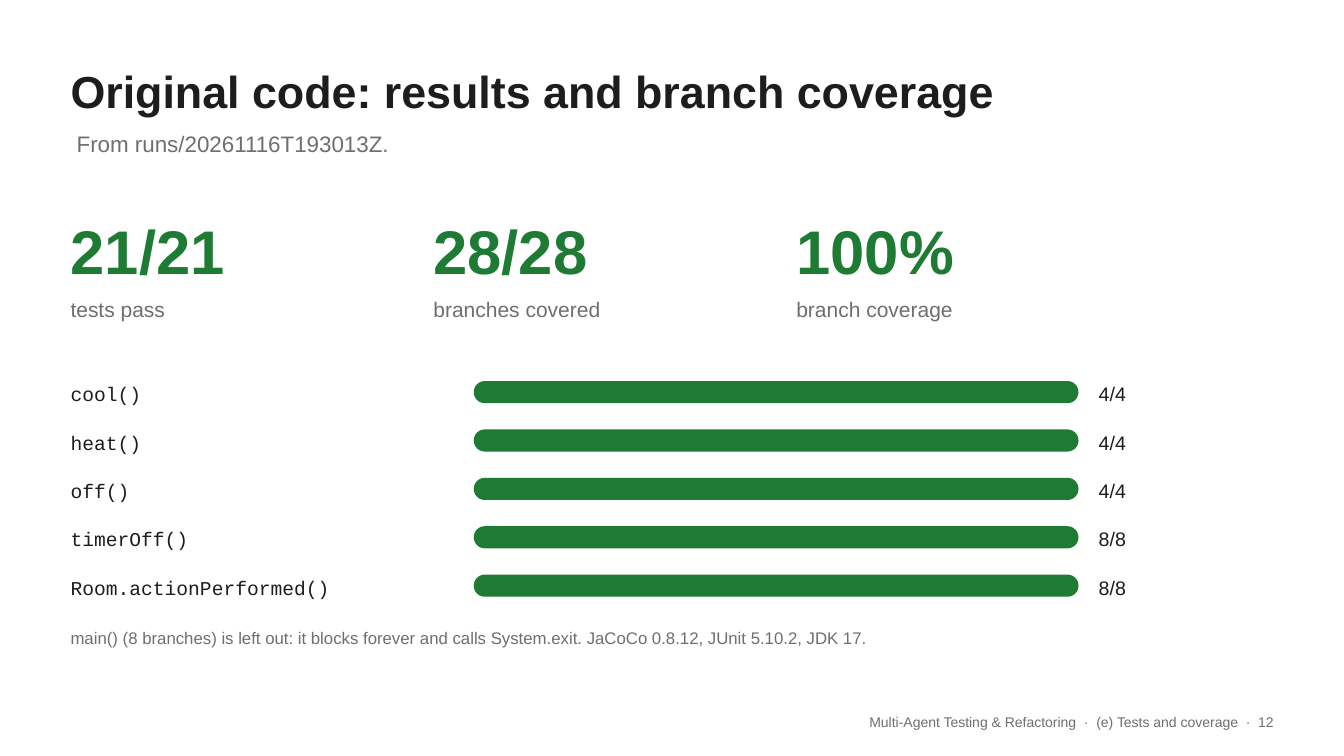
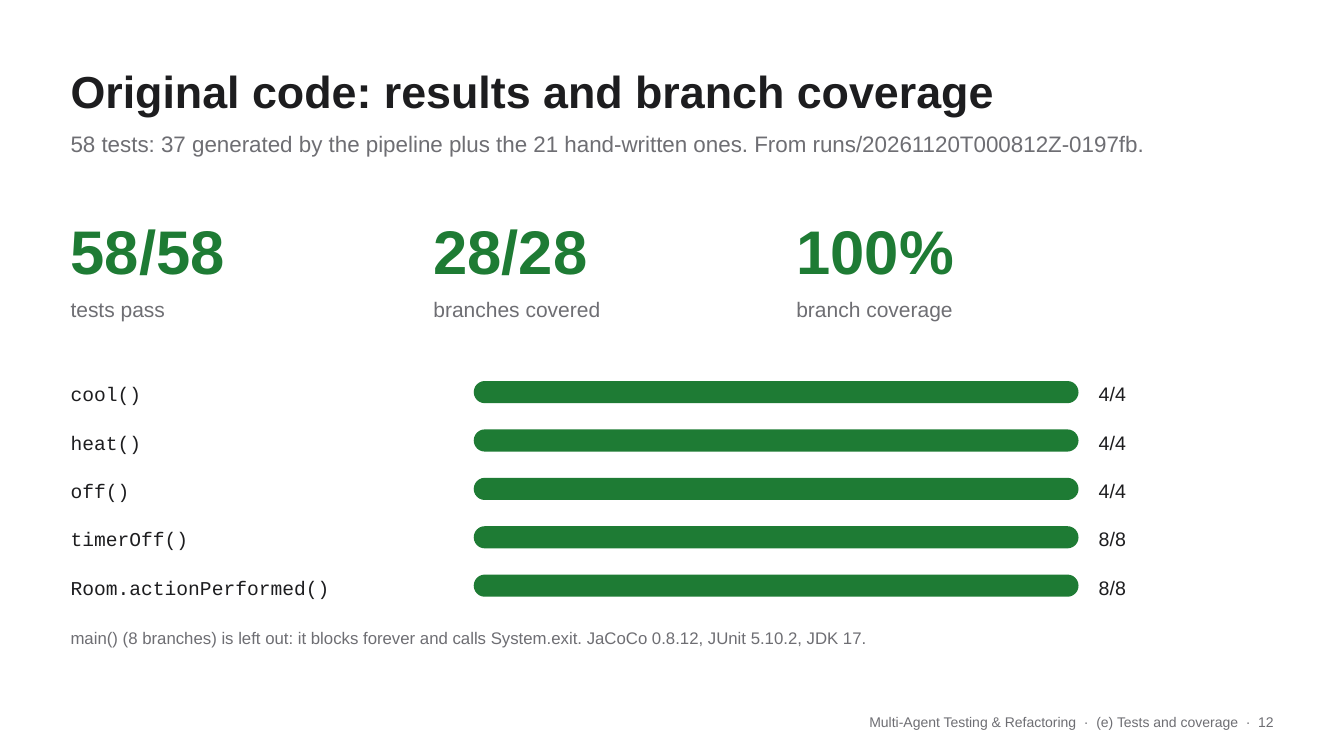
Before and after one commit to JordanTaylorGit/CSE-4392-Multi-Agent-System, a slide deck: slide 12 of slides/team3.pptx. Drawn at 1344x756 pixels with LibreOffice and Linux fonts; fonts in the diff are those of the drawing. Boxes give left, top, right and bottom in pixels: in the first picture for what was removed or moved away, otherwise in the second. Text is boxed around its words. In the diff, an @@ line names an element or a change of style, - is before the commit and + after.

```diff
--- a/slides/team3.pptx
+++ b/slides/team3.pptx
@@ text at box(71, 136, 1144, 157): text changed @@
-From runs/20261116T193013Z.
+58 tests: 37 generated by the pipeline plus the 21 hand-written ones. From runs/20261120T000812Z-0197fb.
@@ text at box(71, 229, 225, 276): text changed @@
-21/21
+58/58
```
Also in this commit, not shown: 2 other slides changed, 1 slide added, 1 slide removed, 1 other file.
